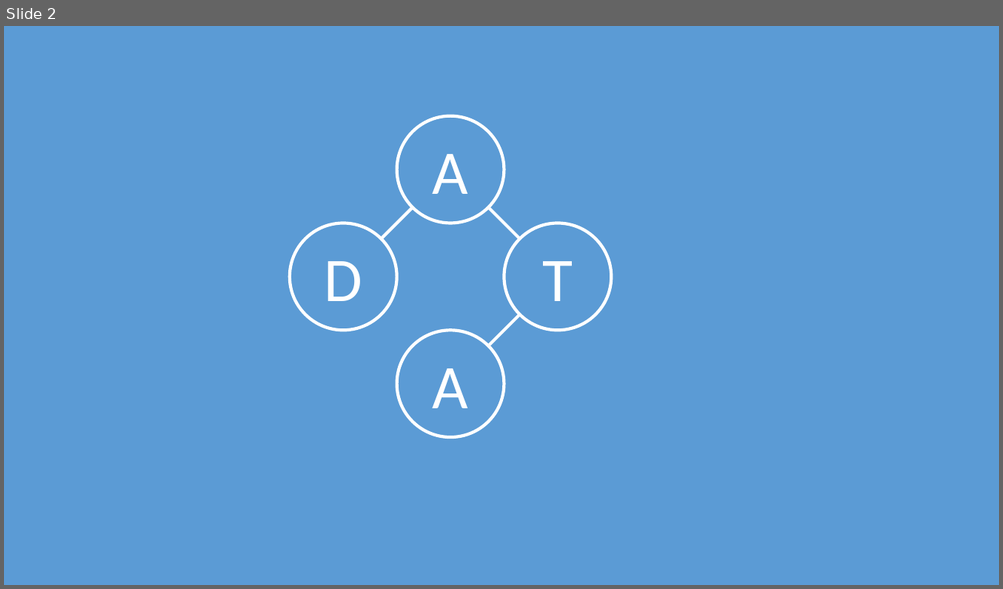
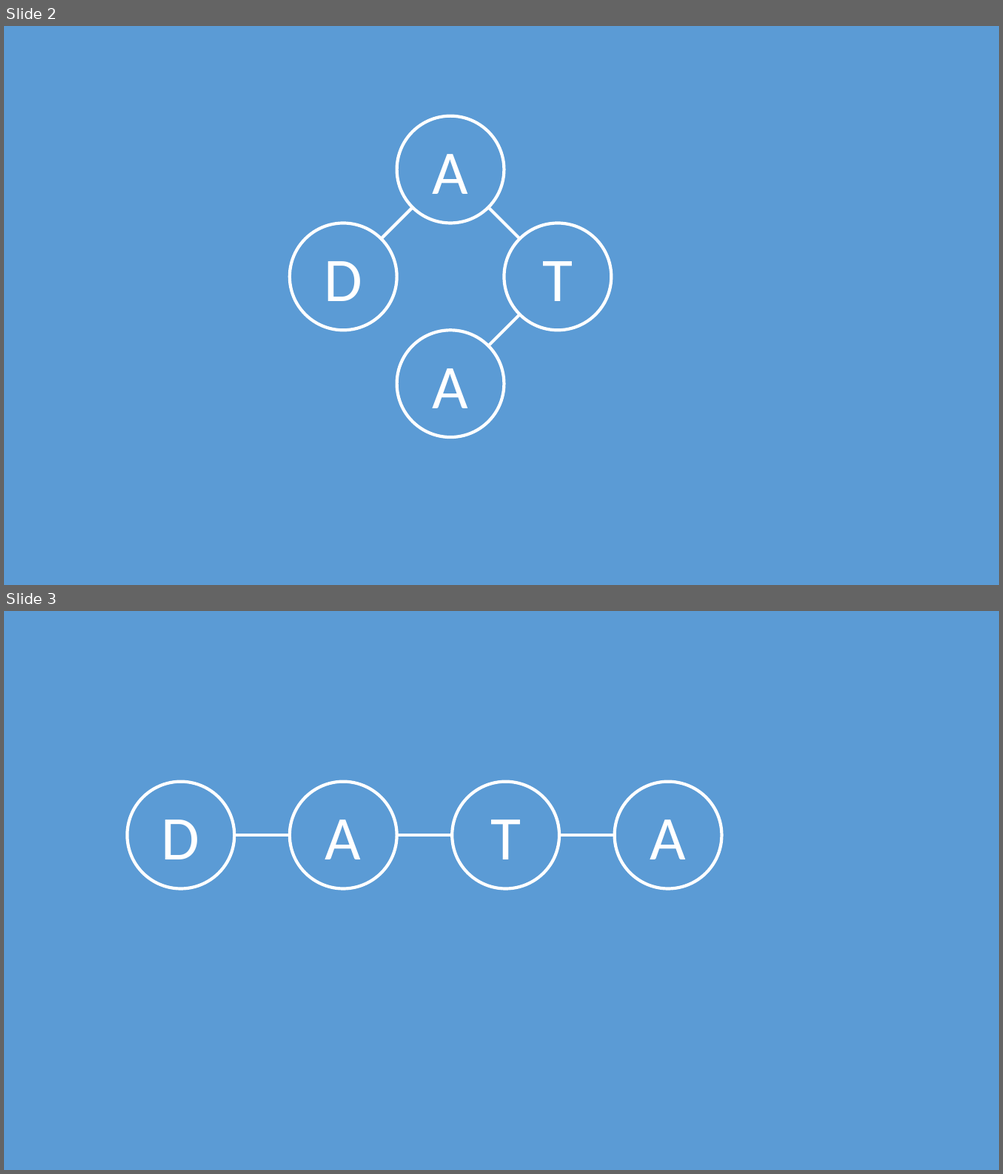
Before and after one commit to niemasd/Data-Structures-Textbook, a slide deck: figures/logo.pptx. Shown one above the other, each under a label of ours: slide 2 before the commit, slides 2 and 3 after it. The pictures are 1003x589 and 1003x1174 pixels, drawn with LibreOffice and Linux fonts; fonts in the diff are those of the drawing. Boxes give left, top, right and bottom in pixels: in the first picture for what was removed or moved away, otherwise in the second. Text is boxed around its words. In the diff, an @@ line names an element or a change of style, - is before the commit and + after.

Commit message:
Added wide logo

```diff
--- a/figures/logo.pptx
+++ b/figures/logo.pptx
@@ slide 3 added at (4,611,999,1170), background #5B9BD5 @@
@@ ellipse added at (127,782,235,889), outline #FFFFFF 3 pt, 60 pt, text #FFFFFF @@
+D
@@ ellipse added at (290,782,397,889), outline #FFFFFF 3 pt, 60 pt, text #FFFFFF @@
+A
@@ ellipse added at (452,782,559,889), outline #FFFFFF 3 pt, 60 pt, text #FFFFFF @@
+T
@@ ellipse added at (614,782,722,889), outline #FFFFFF 3 pt, 60 pt, text #FFFFFF @@
+A
@@ line added from (235, 835) to (290, 835), #FFFFFF 3 pt @@
@@ line added from (452, 835) to (396, 835), #FFFFFF 3 pt @@
@@ line added from (559, 835) to (614, 835), #FFFFFF 3 pt @@
```
